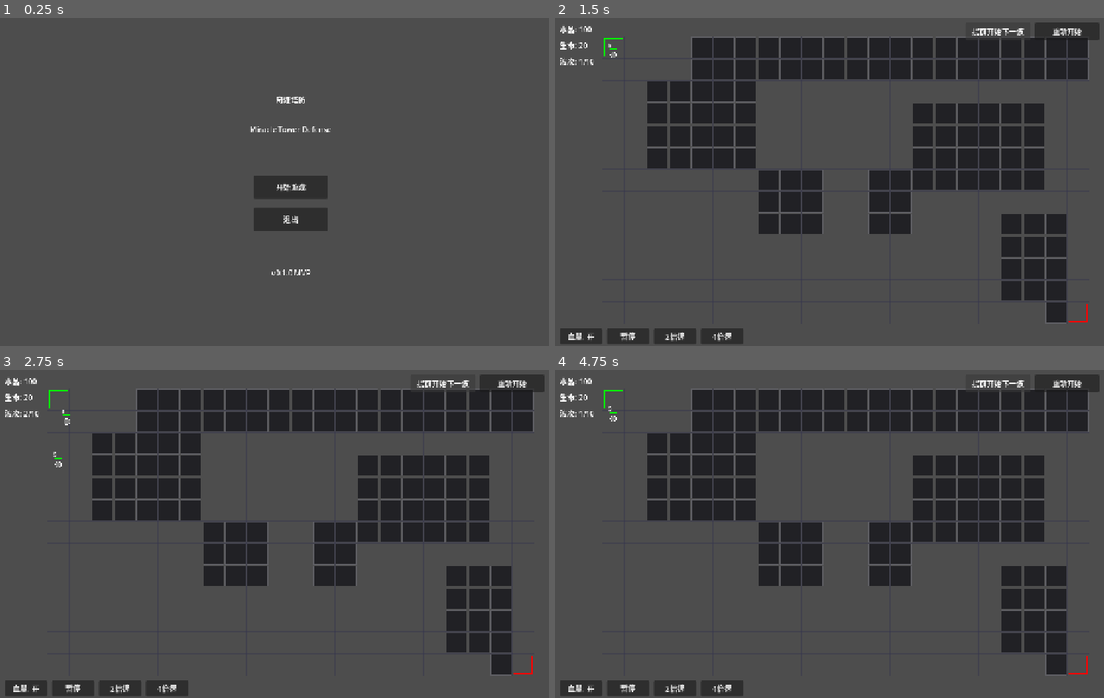
Above: before the commit, frames 1-4 (two rows, left to right).
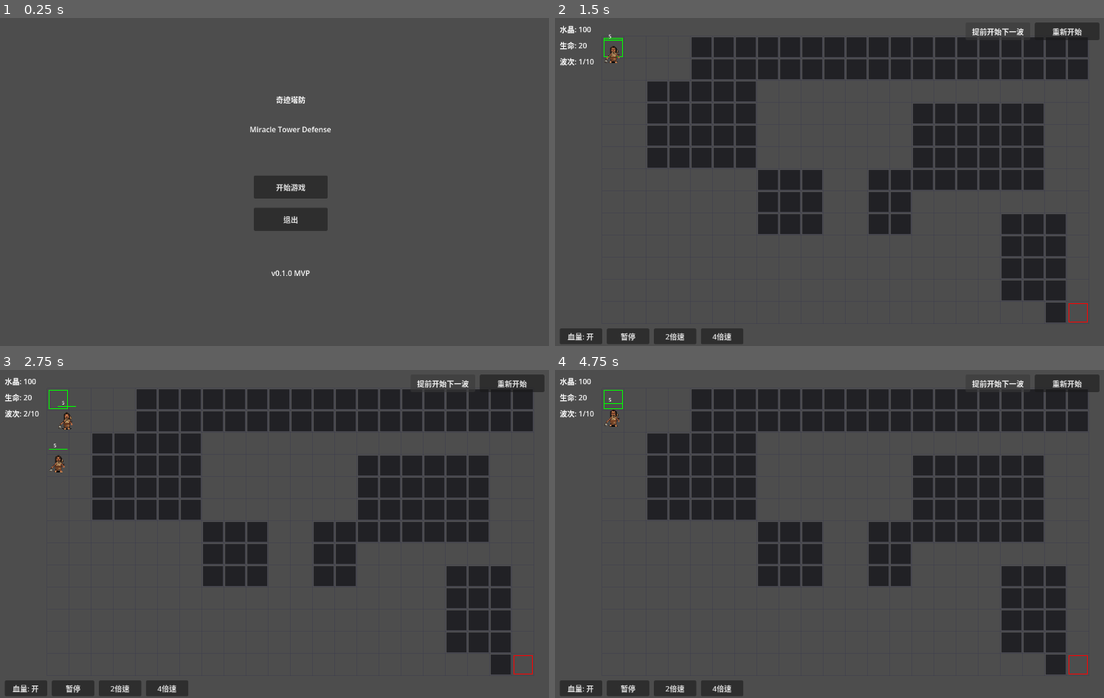
Above: after the commit, the same moments.

Repository: xrs1112/-
Game: Godot game, scene res://scenes/main_menu.tscn
Same seed, same stepped clock (60 frames per second), same inputs: the game is played once before the commit and once after it.
Inputs:
- Up to frame 1 (0.25 s): no input
- Up to frame 2 (1.5 s): click "开始游戏" at 0.5 s; click "开始波次" at 1.25 s
- Up to frame 3 (2.75 s): click "提前开始下一波" at 2 s
- Up to frame 4 (4.75 s): click "提前开始下一波" at 2.75 s; click "重新开始" at 3.5 s; click "开始波次" at 4.25 s

The runs differ from the first frame. In frame 1, 0.4% of the frame differs, in the area x 45-61%, y 23-79%; in frame 2, 2.9%; in frame 3, 3.0%, in the area x 0-98%, y 2-99%; in frame 4, 2.9%.

Commit message:
v0.2.4: 敌人动画素材与缩放设置

Diff:
--- a/project.godot
+++ b/project.godot
@@ -25,8 +25,8 @@
 
 window/size/viewport_width=1280
 window/size/viewport_height=720
-window/stretch/mode="canvas_items"
-window/stretch/aspect="expand"
+window/stretch/mode="viewport"
+window/stretch/aspect="keep"
 
 [input]
 
--- a/scripts/enemies/enemy_tier.gd
+++ b/scripts/enemies/enemy_tier.gd
@@ -5,6 +5,13 @@
 extends EnemyBase
 
 @export var tier: int = 1
+
+const T1_WALK_FRAME_COUNT: int = 8
+const T1_WALK_FRAME_PATH: String = "res://assets/sprites/enemies/cave_hunter/walk/frame_%02d.png"
+const T2_WALK_FRAME_COUNT: int = 8
+const T2_WALK_FRAME_PATH: String = "res://assets/sprites/enemies/wasteland_dog/walk/frame_%02d.png"
+
+var tier_sprite: AnimatedSprite2D = null
 
 # 层级配置: [血量, 速度, 护甲, 水晶, 扣血, 颜色]
 const TIER_DATA = {
@@ -24,23 +31,60 @@
 	reward_crystals = cfg[3]
 	damage_to_base = cfg[4]
 	add_to_group("enemy")
+	if tier == 1:
+		_setup_tier_sprite(T1_WALK_FRAME_PATH, T1_WALK_FRAME_COUNT, Vector2(0.34, 0.34), Vector2(0, -2), 8.0)
+	elif tier == 2:
+		_setup_tier_sprite(T2_WALK_FRAME_PATH, T2_WALK_FRAME_COUNT, Vector2(0.34, 0.34), Vector2(0, -2), 8.0)
 	super()
+
+func _setup_tier_sprite(frame_path: String, frame_count: int, sprite_scale: Vector2, sprite_position: Vector2, fps: float) -> void:
+	tier_sprite = AnimatedSprite2D.new()
+	tier_sprite.name = "TierSprite"
+	tier_sprite.z_index = 0
+	tier_sprite.scale = sprite_scale
+	tier_sprite.position = sprite_position
+
+	var frames = SpriteFrames.new()
+	frames.add_animation("walk")
+	frames.set_animation_loop("walk", true)
+	frames.set_animation_speed("walk", fps)
+
+	for i in range(frame_count):
+		var texture = load(frame_path % i)
+		if texture:
+			frames.add_frame("walk", texture)
+
+	if frames.get_frame_count("walk") == 0:
+		tier_sprite.queue_free()
+		tier_sprite = null
+		return
+
+	tier_sprite.sprite_frames = frames
+	tier_sprite.animation = "walk"
+	tier_sprite.play()
+	add_child(tier_sprite)
 
 func _draw() -> void:
 	var cfg = TIER_DATA.get(tier, TIER_DATA[1])
 	var color = cfg[5]
-	var radius = 5.0 + tier * 1.5
+	var radius = 18.0 if tier <= 2 else 5.0 + tier * 1.5
 
 	if not is_visible_target:
 		color.a *= 0.25
+		if tier_sprite:
+			tier_sprite.modulate.a = 0.25
+	elif tier_sprite:
+		tier_sprite.modulate.a = 1.0
 
-	draw_circle(Vector2.ZERO, radius, color)
-	draw_circle(Vector2.ZERO, radius, Color.WHITE, false, 1.0)
+	# T1/T2 使用角色行走贴图；其他等级继续使用颜色圆点占位。
+	if tier > 2 or tier_sprite == null:
+		draw_circle(Vector2.ZERO, radius, color)
+		draw_circle(Vector2.ZERO, radius, Color.WHITE, false, 1.0)
 
 	# 血条（始终显示）
-	var bar_width = radius * 2.5
+	var bar_width = radius * 2.2
 	var bar_height = 2.5
-	var bar_y = -radius - 8
+	var bar_y = -34.0 if tier <= 2 else -radius - 8
 	var hp_ratio = current_health / max_health
 	draw_rect(Rect2(-bar_width / 2, bar_y, bar_width, bar_height), Color(0.3, 0.1, 0.1))
 	draw_rect(Rect2(-bar_width / 2, bar_y, bar_width * hp_ratio, bar_height), Color.RED if hp_ratio < 0.3 else Color.GREEN)
Binary file added: assets/sprites/enemies/cave_hunter/walk/frame_00.png
Binary file added: assets/sprites/enemies/cave_hunter/walk/frame_01.png
Binary file added: assets/sprites/enemies/cave_hunter/walk/frame_02.png
Binary file added: assets/sprites/enemies/cave_hunter/walk/frame_03.png
Binary file added: assets/sprites/enemies/cave_hunter/walk/frame_04.png
Binary file added: assets/sprites/enemies/cave_hunter/walk/frame_05.png
Binary file added: assets/sprites/enemies/cave_hunter/walk/frame_06.png
Binary file added: assets/sprites/enemies/cave_hunter/walk/frame_07.png
Binary file added: assets/sprites/enemies/wasteland_dog/walk/frame_00.png
Binary file added: assets/sprites/enemies/wasteland_dog/walk/frame_01.png
Binary file added: assets/sprites/enemies/wasteland_dog/walk/frame_02.png
Binary file added: assets/sprites/enemies/wasteland_dog/walk/frame_03.png
(and 4 more such lines)
